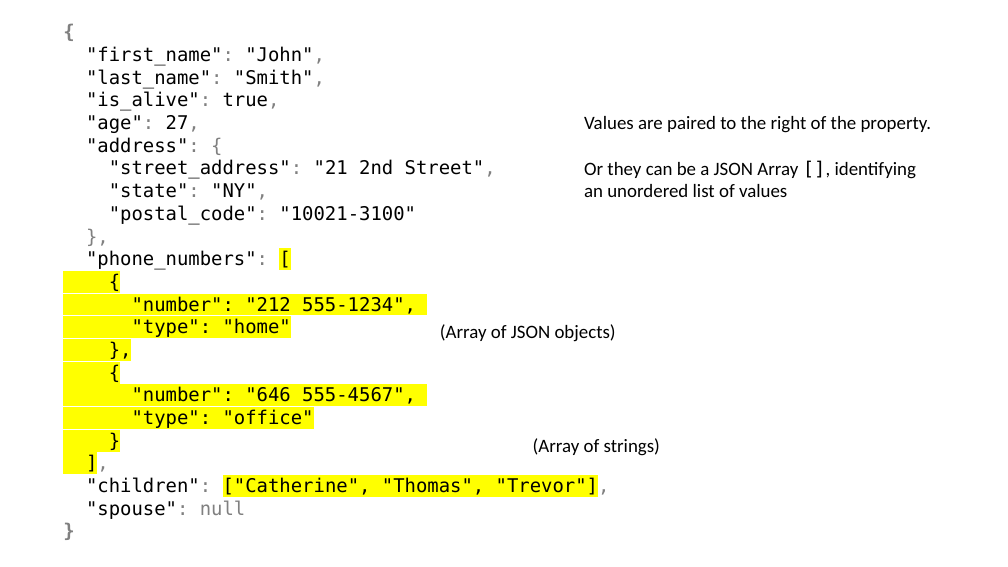
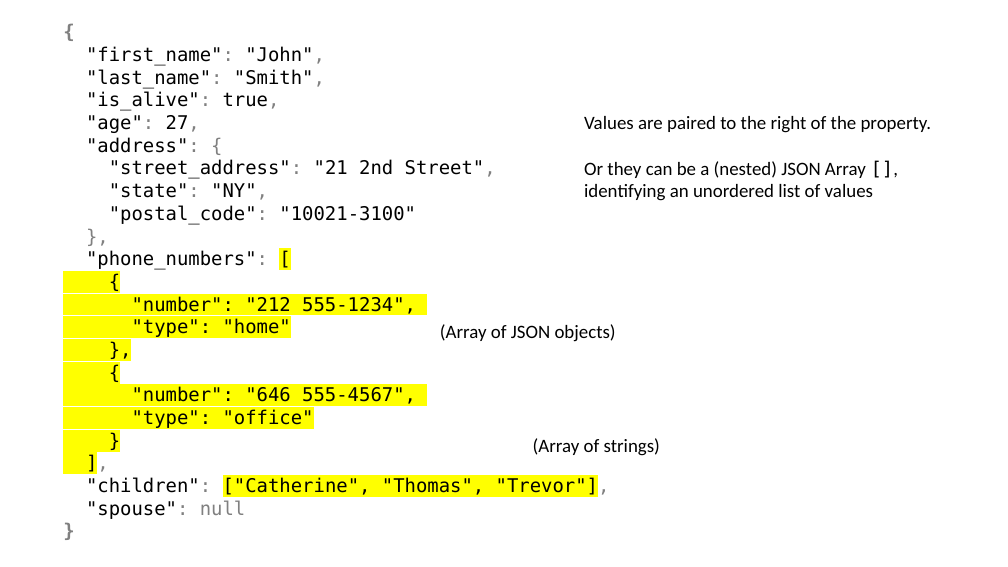
Before and after one commit to jbfoushee/MyPresentations, a slide deck: slide 25 of TSQL_JSON_Operators/TSQL_JSON_Operators.pptx. Drawn at 1008x567 pixels with LibreOffice and Linux fonts; fonts in the diff are those of the drawing. Boxes give left, top, right and bottom in pixels: in the first picture for what was removed or moved away, otherwise in the second. Text is boxed around its words. In the diff, an @@ line names an element or a change of style, - is before the commit and + after.

```diff
--- a/TSQL_JSON_Operators/TSQL_JSON_Operators.pptx
+++ b/TSQL_JSON_Operators/TSQL_JSON_Operators.pptx
@@ text at (x1=584, y1=161, x2=873, y2=201): text changed @@
-Or they can be a JSON Array [], identifying an unordered list of values
+Or they can be a (nested) JSON Array [], identifying an unordered list of values
```
Also in this commit, not shown: 10 other slides changed.
